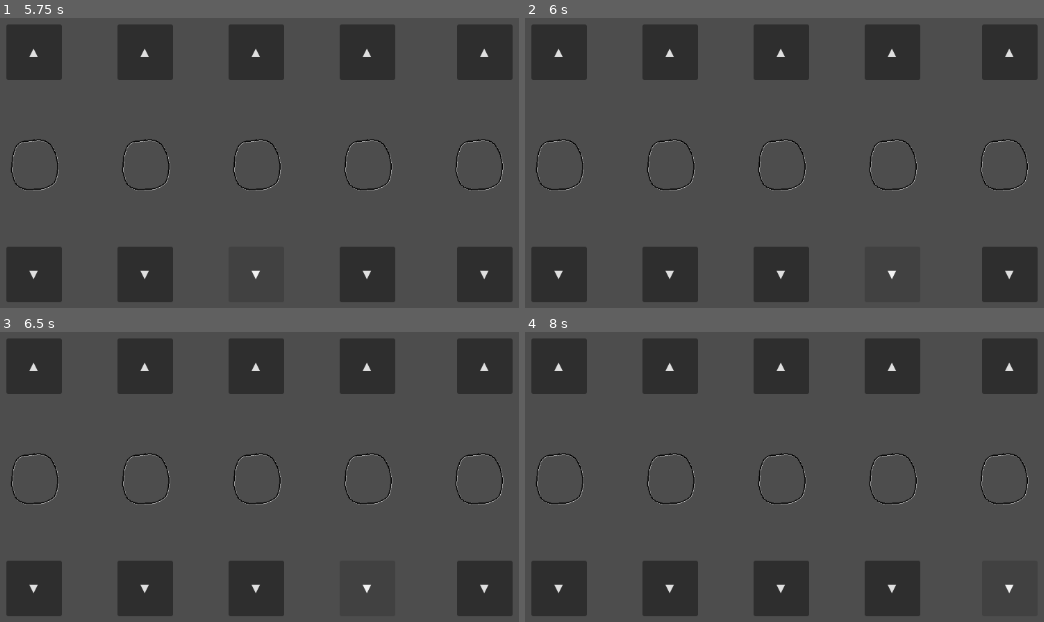
Above: before the commit, frames 1-4 (two rows, left to right).
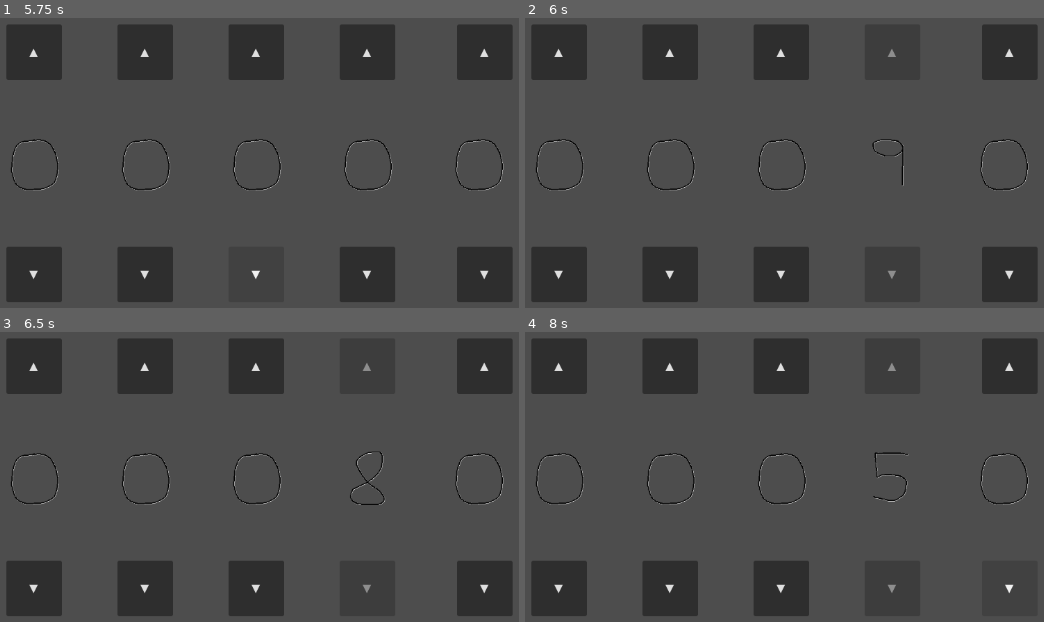
Above: after the commit, the same moments.

Repository: DepressoExpressoBoi/Godot-Wild-Jam-Signal
Game: Godot game, scene res://scenes/puzzle_scenes/puzzle_number_game.tscn
Same seed, same stepped clock (60 frames per second), same inputs: the game is played once before the commit and once after it. This scene is started directly instead of the project's main scene.
Inputs:
- Up to frame 1 (5.75 s): click "▲" at 0.5 s; click "▲" at 1.25 s; click "▼" at 2 s; click "▲" at 2.75 s; click "▼" at 3.5 s; click "▲" at 4.25 s; click "▼" at 5 s
- Up to frame 2 (6 s): click "▼" at 5.75 s
- Up to frame 3 (6.5 s): no input
- Up to frame 4 (8 s): click "▲" at 6.5 s; click "▼" at 7.25 s

Frame 1 is identical in both runs. In frame 2, 0.3% of the frame differs, in the area x 66-76%, y 10-90%; in frame 3, 0.4%; in frame 4, 0.4%.
Error after the commit: Invalid call to function 'is_playing' in base 'AnimatedSprite2D'. Expected 0 argument(s). (res://scripts/puzzle_scripts/puzzle_number_game.gd:160)

Commit message:
seeing a bug with numbers when they are at 9

Diff:
--- a/scripts/puzzle_scripts/puzzle_number_game.gd
+++ b/scripts/puzzle_scripts/puzzle_number_game.gd
@@ -157,7 +157,9 @@
 
 
 func _on_button_up_4_button_down() -> void:
-	$AnimatedSprite2D4.play("number_lock")
+	if $AnimatedSprite2D4.is_playing("number_lock"):
+		if $buttonUp4.disabled != true:
+			$AnimatedSprite2D4.play("number_lock")
 
 
 #--------------------------[button 4 down slot 4]---------------------------------------
@@ -236,6 +238,13 @@
 			print("disabling since correct answer was ", slot_4_answer)
 			$buttonUp4.disabled = true
 			$buttonDown4.disabled = true
+
+			if $AnimatedSprite2D4.frame == 9:
+				$buttonDown4.disabled = true
+				$buttonUp4.disabled = true
+
+			# seems that when you hold down the button as it disables it still loops
+
 	print("slot 4 on frame ", $AnimatedSprite2D4.frame)
 
 #-----------------------[animation logic slot 5]-----------------------------------
